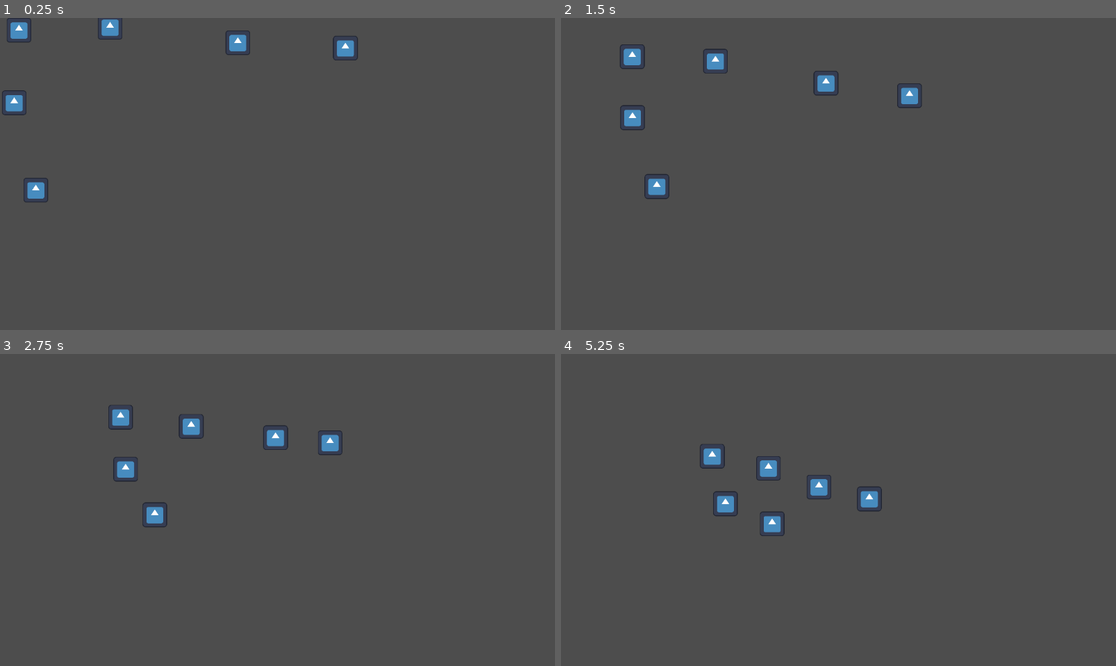
Above: before the commit, frames 1-4 (two rows, left to right).
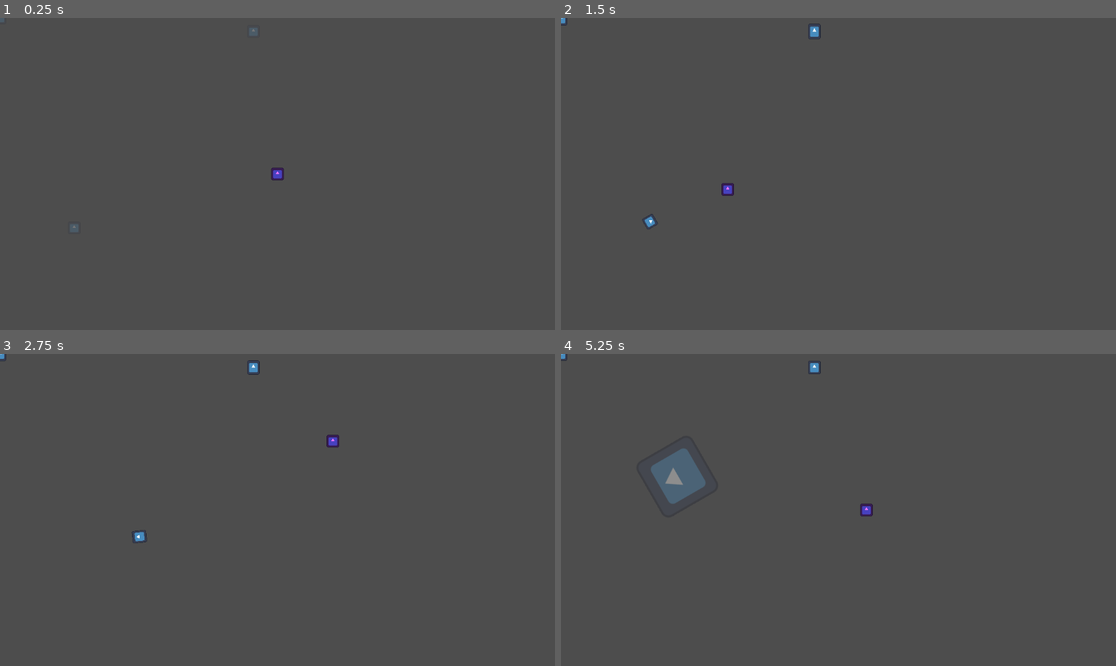
Above: after the commit, the same moments.

Repository: 0megq/PirateJam14
Game: Godot game, scene res://tests/enemy_test.tscn
Two runs of this game, one before a commit and one after it. Both use one fixed random seed, a clock stepped at 60 frames per second and the inputs below. The project has no main scene, so this scene is started directly. The engine's default icon, where the game draws it, is replaced by a stand-in: a white triangle on a blue panel in a dark square.
Inputs (mouse positions are in pixels of both pictures, inside the frame that each line leads up to):
- Up to frame 1 (0.25 s): no input
- Up to frame 2 (1.5 s): move the mouse to (960, 158) at 0.52 s; move the mouse to (727, 189) at 1.27 s
- Up to frame 3 (2.75 s): move the mouse to (333, 441) at 2.02 s
- Up to frame 4 (5.25 s): move the mouse to (810, 572) at 2.77 s; move the mouse to (1005, 556) at 3.52 s; move the mouse to (672, 463) at 4.27 s; move the mouse to (866, 510) at 5.02 s

The runs differ from the first frame. In frame 1, 1.4% of the frame differs, in the area x 0-65%, y 0-69%; in frame 2, 1.6%; in frame 3, 1.4%; in frame 4, 2.5%, in the area x 0-58%, y 0-59%.

Commit message:
Created kamikaze enemy
- Created enemy base class as a base for other enemies
- Created kamikaze enemy scene and script with some placeholder animations. Might add wander state later. Also thinking about pulling the state machine out of the kamikaze script and into a general script
- Added a test player scene and script to simulate the player using the mouse

Diff:
--- a/project/scenes/enemy.tscn
+++ /dev/null
@@ -1,25 +0,0 @@
-[gd_scene load_steps=4 format=3 uid="uid://ylvm0hspe11h"]
-
-[ext_resource type="Script" path="res://scripts/enemy.gd" id="1_omc3k"]
-[ext_resource type="Texture2D" uid="uid://3bmuqpyf71nj" path="res://icon.svg" id="2_r4h3a"]
-
-[sub_resource type="RectangleShape2D" id="RectangleShape2D_hfiu3"]
-size = Vector2(52, 52)
-
-[node name="Enemy" type="CharacterBody2D"]
-collision_layer = 2
-collision_mask = 2
-motion_mode = 1
-script = ExtResource("1_omc3k")
-
-[node name="Sprite2D" type="Sprite2D" parent="."]
-scale = Vector2(0.4, 0.4)
-texture = ExtResource("2_r4h3a")
-
-[node name="CollisionShape2D" type="CollisionShape2D" parent="."]
-shape = SubResource("RectangleShape2D_hfiu3")
-
-[node name="NavigationAgent2D" type="NavigationAgent2D" parent="."]
-avoidance_enabled = true
-radius = 50.0
-neighbor_distance = 120.0
--- /dev/null
+++ b/project/scenes/enemy_base.tscn
@@ -0,0 +1,18 @@
+[gd_scene load_steps=2 format=3 uid="uid://ylvm0hspe11h"]
+
+[ext_resource type="Script" path="res://scripts/enemy_base.gd" id="1_omc3k"]
+
+[node name="EnemyBase" type="CharacterBody2D"]
+collision_layer = 2
+collision_mask = 2
+motion_mode = 1
+script = ExtResource("1_omc3k")
+
+[node name="NavigationAgent2D" type="NavigationAgent2D" parent="."]
+avoidance_enabled = true
+radius = 50.0
+neighbor_distance = 120.0
+
+[node name="PlayerDetector" type="Area2D" parent="."]
+collision_layer = 32768
+monitorable = false
--- /dev/null
+++ b/project/scenes/enemy_kamikaze.tscn
@@ -0,0 +1,159 @@
+[gd_scene load_steps=12 format=3 uid="uid://celv8gbqce6mj"]
+
+[ext_resource type="PackedScene" uid="uid://ylvm0hspe11h" path="res://scenes/enemy_base.tscn" id="1_4i6aw"]
+[ext_resource type="Script" path="res://scripts/enemy_kamikaze.gd" id="2_4giyb"]
+[ext_resource type="Texture2D" uid="uid://3bmuqpyf71nj" path="res://icon.svg" id="3_4sgi2"]
+
+[sub_resource type="RectangleShape2D" id="RectangleShape2D_3jbgi"]
+size = Vector2(26, 26)
+
+[sub_resource type="Animation" id="Animation_egv3c"]
+resource_name = "RESET"
+length = 0.001
+tracks/0/type = "value"
+tracks/0/imported = false
+tracks/0/enabled = true
+tracks/0/path = NodePath("Sprite2D:modulate")
+tracks/0/interp = 1
+tracks/0/loop_wrap = true
+tracks/0/keys = {
+"times": PackedFloat32Array(0),
+"transitions": PackedFloat32Array(1),
+"update": 0,
+"values": [Color(1, 1, 1, 1)]
+}
+tracks/1/type = "value"
+tracks/1/imported = false
+tracks/1/enabled = true
+tracks/1/path = NodePath("Sprite2D:rotation")
+tracks/1/interp = 1
+tracks/1/loop_wrap = true
+tracks/1/keys = {
+"times": PackedFloat32Array(0),
+"transitions": PackedFloat32Array(1),
+"update": 0,
+"values": [0.0]
+}
+tracks/2/type = "value"
+tracks/2/imported = false
+tracks/2/enabled = true
+tracks/2/path = NodePath("Sprite2D:scale")
+tracks/2/interp = 1
+tracks/2/loop_wrap = true
+tracks/2/keys = {
+"times": PackedFloat32Array(0),
+"transitions": PackedFloat32Array(1),
+"update": 0,
+"values": [Vector2(0.2, 0.2)]
+}
+
+[sub_resource type="Animation" id="Animation_7kaxk"]
+resource_name = "chase"
+loop_mode = 1
+tracks/0/type = "value"
+tracks/0/imported = false
+tracks/0/enabled = true
+tracks/0/path = NodePath("Sprite2D:rotation")
+tracks/0/interp = 1
+tracks/0/loop_wrap = true
+tracks/0/keys = {
+"times": PackedFloat32Array(0, 0.5, 1),
+"transitions": PackedFloat32Array(1, 1, 1),
+"update": 0,
+"values": [0.0, 3.14159, 6.28319]
+}
+
+[sub_resource type="Animation" id="Animation_8y4s3"]
+resource_name = "explode"
+length = 0.5
+tracks/0/type = "value"
+tracks/0/imported = false
+tracks/0/enabled = true
+tracks/0/path = NodePath("Sprite2D:scale")
+tracks/0/interp = 1
+tracks/0/loop_wrap = true
+tracks/0/keys = {
+"times": PackedFloat32Array(0, 0.5),
+"transitions": PackedFloat32Array(1, 1),
+"update": 0,
+"values": [Vector2(0.2, 0.2), Vector2(2, 2)]
+}
+tracks/1/type = "value"
+tracks/1/imported = false
+tracks/1/enabled = true
+tracks/1/path = NodePath("Sprite2D:modulate")
+tracks/1/interp = 1
+tracks/1/loop_wrap = true
+tracks/1/keys = {
+"times": PackedFloat32Array(0, 0.3),
+"transitions": PackedFloat32Array(1, 1),
+"update": 0,
+"values": [Color(1, 1, 1, 1), Color(1, 1, 1, 0.180392)]
+}
+
+[sub_resource type="Animation" id="Animation_bi60y"]
+resource_name = "idle"
+loop_mode = 1
+tracks/0/type = "value"
+tracks/0/imported = false
+tracks/0/enabled = true
+tracks/0/path = NodePath("Sprite2D:scale")
+tracks/0/interp = 1
+tracks/0/loop_wrap = true
+tracks/0/keys = {
+"times": PackedFloat32Array(0, 0.5, 1),
+"transitions": PackedFloat32Array(1, 1, 1),
+"update": 0,
+"values": [Vector2(0.2, 0.2), Vector2(0.2, 0.25), Vector2(0.2, 0.2)]
+}
+
+[sub_resource type="Animation" id="Animation_juewu"]
+resource_name = "spawn"
+tracks/0/type = "value"
+tracks/0/imported = false
+tracks/0/enabled = true
+tracks/0/path = NodePath("Sprite2D:modulate")
+tracks/0/interp = 1
+tracks/0/loop_wrap = true
+tracks/0/keys = {
+"times": PackedFloat32Array(0, 1),
+"transitions": PackedFloat32Array(1, 1),
+"update": 0,
+"values": [Color(1, 1, 1, 0), Color(1, 1, 1, 1)]
+}
+
+[sub_resource type="AnimationLibrary" id="AnimationLibrary_os52i"]
+_data = {
+"RESET": SubResource("Animation_egv3c"),
+"chase": SubResource("Animation_7kaxk"),
+"explode": SubResource("Animation_8y4s3"),
+"idle": SubResource("Animation_bi60y"),
+"spawn": SubResource("Animation_juewu")
+}
+
+[sub_resource type="CircleShape2D" id="CircleShape2D_ua7uf"]
+radius = 205.022
+
+[node name="EnemyKamikaze" instance=ExtResource("1_4i6aw")]
+script = ExtResource("2_4giyb")
+start_state = 0
+speed = 200.0
+
+[node name="NavigationAgent2D" parent="." index="0"]
+radius = 30.0
+neighbor_distance = 70.0
+
+[node name="Sprite2D" type="Sprite2D" parent="." index="1"]
+scale = Vector2(0.2, 0.2)
+texture = ExtResource("3_4sgi2")
+
+[node name="CollisionShape2D" type="CollisionShape2D" parent="." index="2"]
+shape = SubResource("RectangleShape2D_3jbgi")
+
+[node name="AnimationPlayer" type="AnimationPlayer" parent="." index="3"]
+libraries = {
+"": SubResource("AnimationLibrary_os52i")
+}
+
+[node name="CollisionShape2D" type="CollisionShape2D" parent="PlayerDetector" index="0"]
+shape = SubResource("CircleShape2D_ua7uf")
--- a/project/scripts/enemy.gd
+++ /dev/null
@@ -1,39 +0,0 @@
-class_name Enemy extends CharacterBody2D
-
-
-@export var speed: float = 100.0
-var navigation_ready := false
-
-@onready var navigation_agent: NavigationAgent2D = $NavigationAgent2D
-
-func _ready() -> void:
-	setup_navigation_agent()
-
-
-func _physics_process(delta: float) -> void:
-	if navigation_ready:
-		follow_player(get_global_mouse_position())
-
-
-func setup_navigation_agent() -> void:
-	navigation_agent.max_speed = speed
-	navigation_agent.velocity_computed.connect(Callable(_on_velocity_computed))
-	set_deferred("navigation_ready", true)
-
-
-func follow_player(player_position: Vector2) -> void:
-	navigation_agent.set_target_position(player_position)
-
-	if navigation_agent.is_navigation_finished():
-		return
-
-	var next_path_position := navigation_agent.get_next_path_position()
-	var new_velocity := global_position.direction_to(next_path_position) * speed
-	if navigation_agent.avoidance_enabled:
-		navigation_agent.set_velocity(new_velocity)
-	else:
-		_on_velocity_computed(new_velocity)
-
-func _on_velocity_computed(safe_velocity: Vector2) -> void:
-	velocity = safe_velocity
-	move_and_slide()
--- /dev/null
+++ b/project/scripts/enemy_base.gd
@@ -0,0 +1,53 @@
+class_name EnemyBase extends CharacterBody2D
+
+@export var speed: float = 100.0
+
+var _navigation_ready := false
+
+var player: Node2D # Change this to Player class later
+
+@onready var navigation_agent: NavigationAgent2D = $NavigationAgent2D
+@onready var player_detector: Area2D = $PlayerDetector
+
+func _ready() -> void:
+	player_detector.body_entered.connect(_on_player_entered)
+	player_detector.body_exited.connect(_on_player_exited)
+	setup_navigation_agent()
+
+
+func setup_navigation_agent() -> void:
+	navigation_agent.avoidance_enabled = false # Avoidance will need to be enabled by the class that inherits EnemyBase
+	navigation_agent.max_speed = speed
+	navigation_agent.velocity_computed.connect(_on_velocity_computed)
+	set_deferred("_navigation_ready", true)
+
+
+func follow_point(point_position: Vector2) -> void:
+	if !_navigation_ready:
+		return
+	navigation_agent.set_target_position(point_position)
+
+	if navigation_agent.is_navigation_finished():
+		return
+
+	var next_path_position := navigation_agent.get_next_path_position()
+	var new_velocity := global_position.direction_to(next_path_position) * speed
+	if navigation_agent.avoidance_enabled:
+		navigation_agent.set_velocity(new_velocity)
+	else:
+		_on_velocity_computed(new_velocity)
+
+
+func _on_velocity_computed(safe_velocity: Vector2) -> void:
+	velocity = safe_velocity
+	move_and_slide()
+
+
+func _on_player_entered(body: Node2D) -> void:
+	# check for player here
+	player = body
+
+
+func _on_player_exited(body: Node2D) -> void:
+	# check for player here
+	player = null
--- /dev/null
+++ b/project/scripts/enemy_kamikaze.gd
@@ -0,0 +1,109 @@
+class_name EnemyKamikaze extends EnemyBase
+
+
+enum State {
+	SPAWN,
+	CHASE,
+	EXPLODE,
+	IDLE,
+	NONE,
+}
+
+const explode_distance: float = 30
+
+@export var start_state: State
+
+var current_state: State = State.NONE
+
+@onready var anim_player: AnimationPlayer = $AnimationPlayer
+
+func _ready() -> void:
+	super()
+	anim_player.animation_finished.connect(_on_animation_finished)
+	change_state(start_state)
+
+
+func _physics_process(delta: float) -> void:
+	change_state(update_state(current_state))
+
+
+func _on_animation_finished(anim_name: StringName) -> void:
+	if anim_name == "RESET":
+		return
+
+	match current_state:
+		State.SPAWN:
+			if player:
+				change_state(State.CHASE)
+			else:
+				change_state(State.IDLE)
+		State.CHASE:
+			pass
+		State.EXPLODE:
+			explode()
+		State.IDLE:
+			pass
+
+
+# Performs logic based on current state and returns the new state.
+func update_state(state: State) -> State:
+	match state:
+		State.SPAWN:
+			pass
+		State.CHASE:
+			if !player:
+				return State.IDLE
+			elif global_position.distance_squared_to(player.global_position) > explode_distance ** 2:
+				follow_point(player.global_position)
+			else:
+				return State.EXPLODE
+		State.EXPLODE:
+			pass
+		State.IDLE:
+			if player:
+				return State.CHASE
+
+	return state
+
+
+# Takes in an old and new state and performs the exit and enter for the old and new state respectively. Returns new_state
+func change_state(new_state: State) -> void:
+	if current_state == new_state:
+		return
+
+	# State exit code
+	match current_state:
+		State.SPAWN:
+			pass
+		State.CHASE:
+			navigation_agent.avoidance_enabled = false
+		State.EXPLODE:
+			animation_reset()
+		State.IDLE:
+			animation_reset()
+
+	# State enter code
+	match new_state:
+		State.SPAWN:
+			anim_player.play("spawn")
+		State.CHASE:
+			navigation_agent.avoidance_enabled = true
+			anim_player.play("chase")
+		State.EXPLODE:
+			anim_player.play("explode")
+		State.IDLE:
+			anim_player.play("idle")
+
+	current_state = new_state
+
+
+# Explode and then delete enemy
+func explode() -> void:
+	# Splatting needs to happen here
+	queue_free()
+
+
+func animation_reset() -> void:
+	$Sprite2D.modulate = Color.WHITE
+	$Sprite2D.rotation = 0
+	$Sprite2D.scale = Vector2.ONE * 0.2
--- a/project/tests/enemy_test.tscn
+++ b/project/tests/enemy_test.tscn
@@ -1,6 +1,7 @@
-[gd_scene load_steps=3 format=3 uid="uid://dgal6orilt76"]
+[gd_scene load_steps=4 format=3 uid="uid://dgal6orilt76"]
 
-[ext_resource type="PackedScene" uid="uid://ylvm0hspe11h" path="res://scenes/enemy.tscn" id="1_pkoq4"]
+[ext_resource type="PackedScene" uid="uid://c5watah6ubba1" path="res://tests/test_player.tscn" id="2_bgke7"]
+[ext_resource type="PackedScene" uid="uid://celv8gbqce6mj" path="res://scenes/enemy_kamikaze.tscn" id="2_xyiar"]
 
 [sub_resource type="NavigationPolygon" id="NavigationPolygon_g10ad"]
 vertices = PackedVector2Array(965, -99, 1185, 57, 920, 630, 65, 630, -162, 405, -118, 19, -9, -62, 533, -104)
@@ -10,23 +11,16 @@
 
 [node name="EnemyTest" type="Node2D"]
 
-[node name="Enemy" parent="." instance=ExtResource("1_pkoq4")]
-position = Vector2(19, 14)
-
-[node name="Enemy2" parent="." instance=ExtResource("1_pkoq4")]
-position = Vector2(211, 4)
-
-[node name="Enemy3" parent="." instance=ExtResource("1_pkoq4")]
-position = Vector2(728, 42)
-
-[node name="Enemy4" parent="." instance=ExtResource("1_pkoq4")]
-position = Vector2(7, 170)
-
-[node name="Enemy5" parent="." instance=ExtResource("1_pkoq4")]
-position = Vector2(487, 29)
-
-[node name="Enemy6" parent="." instance=ExtResource("1_pkoq4")]
-position = Vector2(51, 359)
-
 [node name="NavigationRegion2D" type="NavigationRegion2D" parent="."]
 navigation_polygon = SubResource("NavigationPolygon_g10ad")
+
+[node name="EnemyKamikaze" parent="." instance=ExtResource("2_xyiar")]
+
+[node name="EnemyKamikaze2" parent="." instance=ExtResource("2_xyiar")]
+position = Vector2(526, 28)
+
+[node name="EnemyKamikaze3" parent="." instance=ExtResource("2_xyiar")]
+position = Vector2(154, 436)
+
+[node name="TestPlayer" parent="." instance=ExtResource("2_bgke7")]
+position = Vector2(889, 449)
--- /dev/null
+++ b/project/tests/test_player.gd
@@ -0,0 +1,4 @@
+extends CharacterBody2D
+
+func _physics_process(delta: float) -> void:
+	global_position = get_global_mouse_position()
--- /dev/null
+++ b/project/tests/test_player.tscn
@@ -0,0 +1,19 @@
+[gd_scene load_steps=4 format=3 uid="uid://c5watah6ubba1"]
+
+[ext_resource type="Script" path="res://tests/test_player.gd" id="1_ine2x"]
+[ext_resource type="Texture2D" uid="uid://3bmuqpyf71nj" path="res://icon.svg" id="2_86i5s"]
+
+[sub_resource type="RectangleShape2D" id="RectangleShape2D_6iwah"]
+size = Vector2(26, 26)
+
+[node name="TestPlayer" type="CharacterBody2D"]
+motion_mode = 1
+script = ExtResource("1_ine2x")
+
+[node name="Sprite2D" type="Sprite2D" parent="."]
+modulate = Color(1, 0.466667, 1, 1)
+scale = Vector2(0.2, 0.2)
+texture = ExtResource("2_86i5s")
+
+[node name="CollisionShape2D" type="CollisionShape2D" parent="."]
+shape = SubResource("RectangleShape2D_6iwah")
